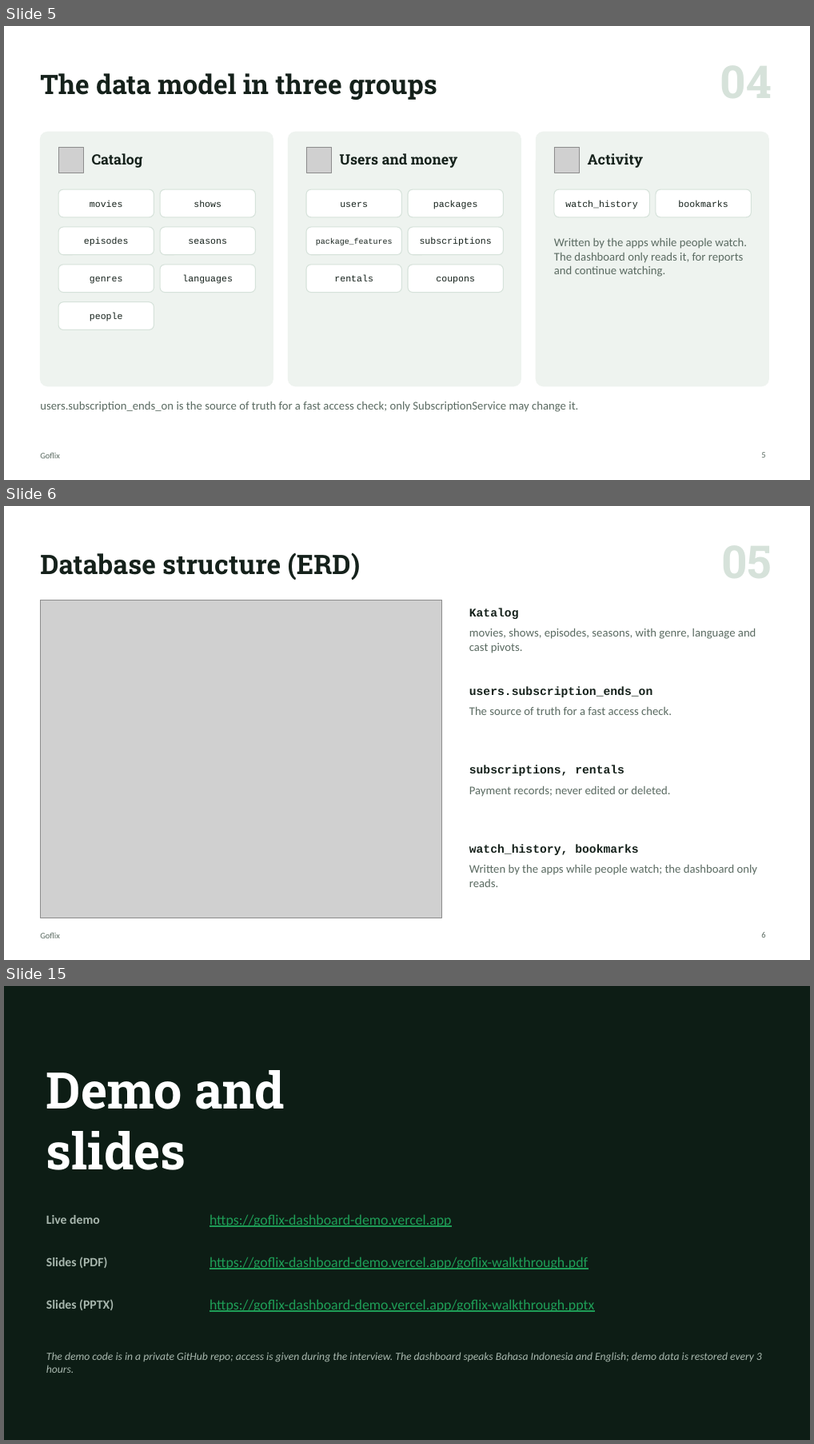
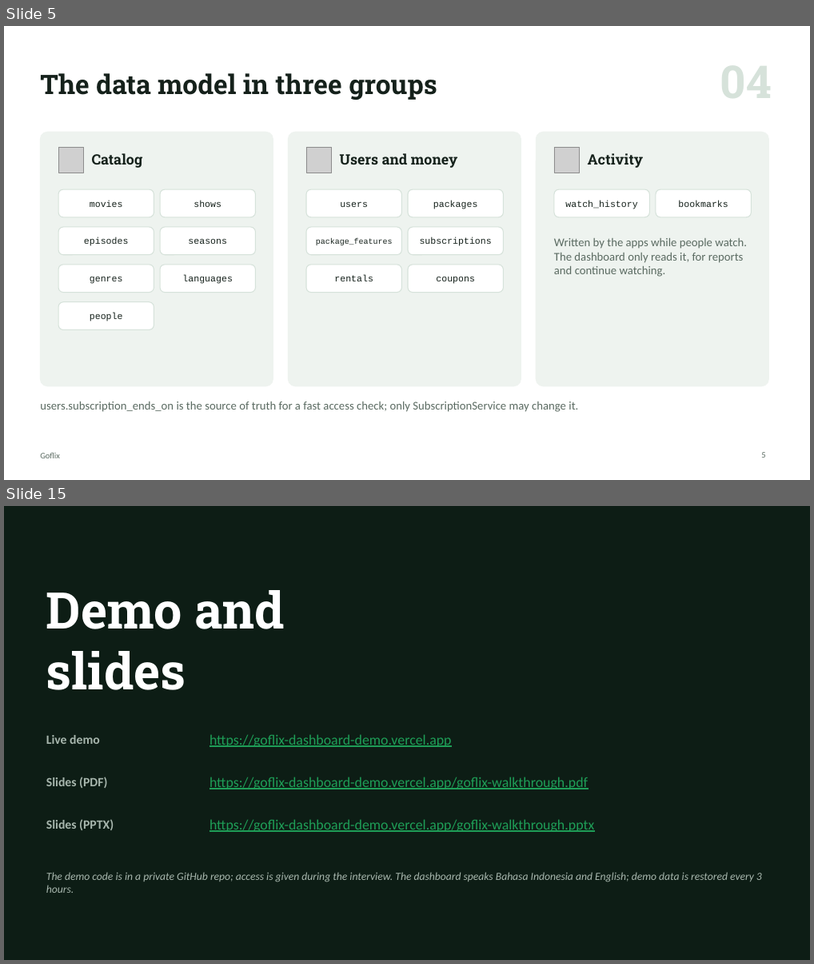
Before and after one commit to Enricosaputra/goflix-dashboard-demo, a slide deck: docs/Goflix-walkthrough.pptx. Shown one above the other, each under a label of ours: slides 5, 6 and 15 before the commit, slides 5 and 15 after it; the slides between them are not shown. The pictures are 814x1444 and 814x964 pixels, drawn with LibreOffice and Linux fonts; fonts in the diff are those of the drawing; grey boxes stand for pictures. Boxes give left, top, right and bottom in pixels: in the first picture for what was removed or moved away, otherwise in the second. Text is boxed around its words. In the diff, an @@ line names an element or a change of style, - is before the commit and + after.

Commit message:
Decks: bigger database diagrams, no open-work slide; Excalidraw diagrams
docs/diagrams/goflix.excalidraw holds the architecture, the database and the main
flows as editable shapes (open it at excalidraw.com).

```diff
--- a/docs/Goflix-walkthrough.pptx
+++ b/docs/Goflix-walkthrough.pptx
@@ slide 6 removed at <box>4,506,810,960</box>, background #FFFFFF; not listed: 1 template element that a slide beside it also shows @@
@@ title removed at <box>40,552,361,580</box> @@
-Database structure (ERD)
@@ picture removed at <box>40,600,442,917</box> @@
@@ text removed at <box>470,608,519,619</box> @@
-Katalog
@@ text removed at <box>470,628,757,653</box> @@
-movies, shows, episodes, seasons, with genre, language and cast pivots.
@@ text removed at <box>470,686,654,697</box> @@
-users.subscription_ends_on
@@ text removed at <box>470,707,672,715</box> @@
-The source of truth for a fast access check.
@@ text removed at <box>470,764,625,776</box> @@
-subscriptions, rentals
@@ text removed at <box>470,786,670,796</box> @@
-Payment records; never edited or deleted.
@@ text removed at <box>470,844,638,855</box> @@
-watch_history, bookmarks
@@ text removed at <box>470,864,758,887</box> @@
-Written by the apps while people watch; the dashboard only reads.
@@ page number removed at <box>762,932,766,937</box> @@
-6
```
Also in this commit, not shown: 7 slides changed, 2 slides added, 1 other slide removed, 8 other files.
